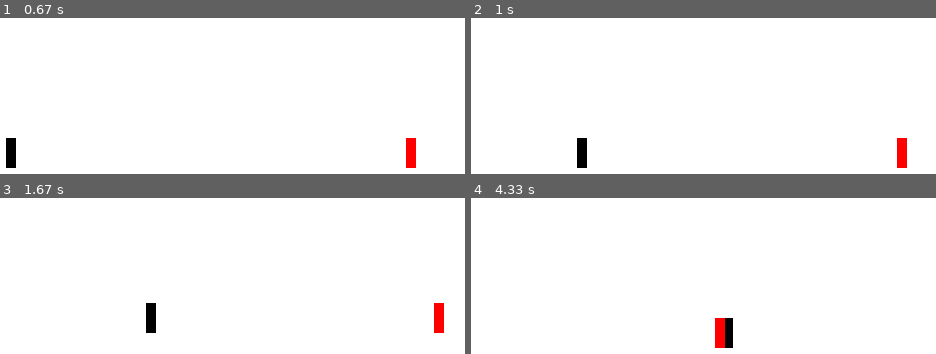
Above: before the commit, frames 1-4 (two rows, left to right).
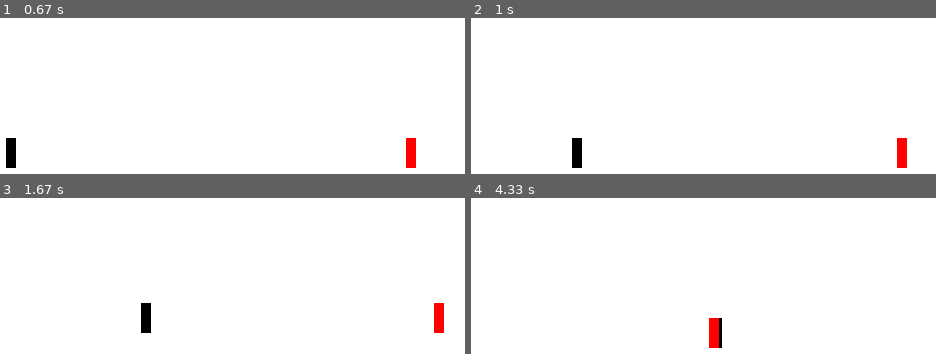
Above: after the commit, the same moments.

Repository: TonyLProjects/PygameProj1
Game: pygame game, started from src/game.py
Same seed, same stepped clock (60 frames per second), same inputs: the game is played once before the commit and once after it.
Inputs:
- Up to frame 1 (0.67 s): tap J at 0.33 s
- Up to frame 2 (1 s): hold Right from 0.67 s (still down); hold D from 0.67 s (still down)
- Up to frame 3 (1.67 s): release Right at 1.13 s; release D at 1.13 s; hold Up 1.17-1.47 s; hold W 1.17-1.47 s; hold Right from 1.5 s (still down); hold D from 1.5 s (still down)
- Up to frame 4 (4.33 s): release Right at 1.97 s; release D at 1.97 s; hold Left 2-2.53 s; hold A 2-2.53 s; hold Down 2.57-2.87 s; hold S 2.57-2.87 s; hold Left 2.9-3.3 s; hold A 2.9-3.3 s; hold Up 3.33-3.7 s; hold W 3.33-3.7 s; hold Right from 3.73 s (still down); hold D from 3.73 s (still down)

Frame 1 is identical in both runs. In frame 2, 0.4% of the frame differs, in the area x 21-25%, y 76-97%; in frame 3, 0.4%; in frame 4, 0.8%, in the area x 51-57%, y 76-97%.

Commit message:
inputBuffer working, need to add timed buffer clear

Diff:
--- a/src/inputBuffer/inputBuffer.py
+++ b/src/inputBuffer/inputBuffer.py
@@ -1,9 +1,18 @@
 from collections import deque
+import sys
+import os
+from specialMoveSequence import *
 
+# TODO:
+# 	link this file with constants somehow
+
+
+# README
+# enqueue to front of array probably wouldve been better
 
 class inputBuffer:
 	inputBuffer = deque([])
-	sizeLimit = 5000
+	sizeLimit = 10
 	# previousInput used to filter out repeated input from the same key press
 	previousInput = ""
 
@@ -38,3 +47,60 @@
 
 	def clearBuffer(self):
 		self.inputBuffer = deque([])						# not sure how memory management work here in python
+
+# action movement need to be generalized, eg 'punch'
+# Acronyms:
+# 	DP: Dragon Punch
+# 	QCF: Quarter circle forward
+# 	QCB: Quarter circle backard
+#	HCF/HCB/FCF/FCB: similar to above. 		H: half 		F: full
+	def detectSpecialMove(self):
+		bufferSize = self.getBufferSize()
+		for sequence in SPECIAL_SEQUENCE:
+
+			if bufferSize >= sequence[0]:
+				moveMatches = True
+				sequenceLength = sequence[0]
+				for i in range(1, sequenceLength):
+					if self.inputBuffer[bufferSize-i] != sequence[-i]:
+						moveMatches = False
+						# break
+				if moveMatches == True:
+					print(sequence[1], " matched!")
+					if sequence[1] == "QCF":
+						print("HADOKEN!")
+					self.clearBuffer()
+					return sequence[1]
+
+
+'''
+psudocode for buffer detection
+- since detection occur on every loop, always detect from end of buffer
+
+detect dash
+	if buffer[size-1] and buffer[size-2] are both "forward" or backward
+		return dash with direction
+	does not clear buffer
+
+detect specials
+	if buffer[size-1] is attack command:
+		qcf = True
+		dp = True
+		halfCircle = True 	leave these two out for now
+		fullCircle = True
+		for i in range (3):
+			if buffer[size-i-1] != qcf[i]:
+				qcf = false
+			if buffer[size-i-1] != dp[i]:
+				dp = false
+
+		#priority handling
+		if dp:
+			return dp
+		if qcf:
+			return qcf
+
+
+
+
+'''
--- /dev/null
+++ b/src/inputBuffer/specialMoveSequence.py
@@ -0,0 +1,23 @@
+
+# thisdict =	{
+#   "brand": "Ford",
+#   "model": "Mustang",
+#   "year": 1964
+# }
+
+# for word in thisdict:
+# 	print(word)
+# 	print(thisdict[word])
+
+
+# special move sequence format:
+# index 0: number of moves
+# index 1: name of move
+# anything after: sequence itself
+SPECIAL_SEQUENCE = [
+	[3, "QCF", "down", "forwardDown", "forward"],
+	[3, "QCB", "down", "backwardDown", "backward"],
+	[3, "DP", "forward", "down", "forward"],
+	[2, "forwardDash", "forward", "forward"],
+	[2, "backwardDash", "backward", "backward"]
+]
--- a/src/inputHandler.py
+++ b/src/inputHandler.py
@@ -42,14 +42,20 @@
 
 # TODO:
 #	implement input buffer
-#	REFACTOR THIS CODE
+#	buffer clear clock
+#	REFACTOR
+
 def handlePlayerInputs(events, pressInputs, player, inputBuffer):
 
 	pressedKeys = filterPressInputs(pressInputs, player.playerGameSide, player.playerFacingSide)
 	insertToBuffer(pressedKeys, inputBuffer)
-	inputBuffer.printBuffer()
+	# inputBuffer.printBuffer()
+	playerAction = inputBuffer.detectSpecialMove()
+	if playerAction != "noAction" and playerAction != None:
+		return playerAction
 
 	keyDownInputs = filterKeyDownInputs(events, player.playerGameSide, player.playerFacingSide)
+
 	playerAction = processAttack(keyDownInputs, pressedKeys, player.playerFacingSide)
 
 	if playerAction == "noAction":
Not shown, changed: TODO.txt
Not shown, removed: src/inputBuffer/inputBuffer.pyc
Not shown, removed: src/inputBuffer/inputStruct.pyc
